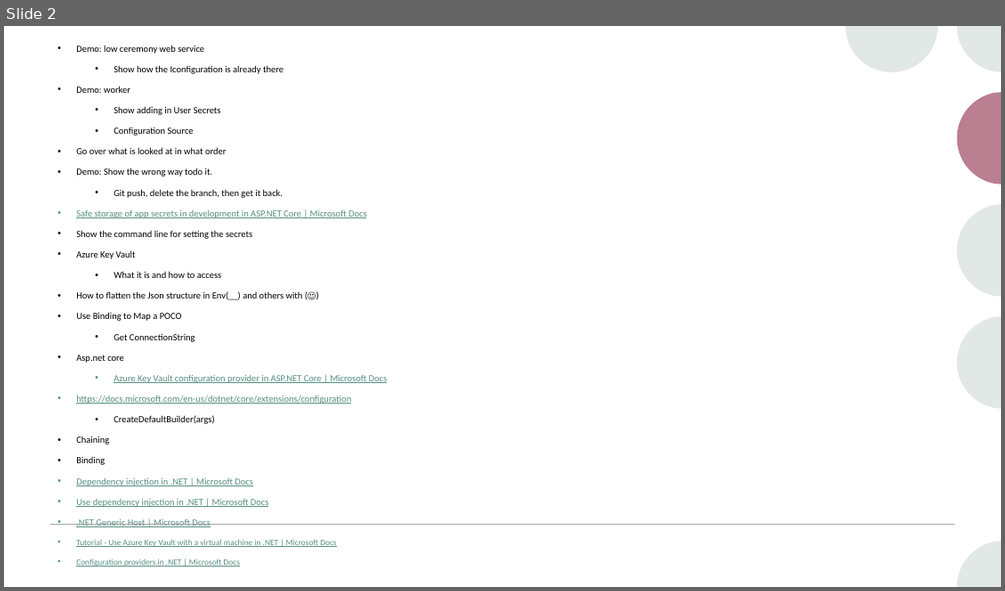
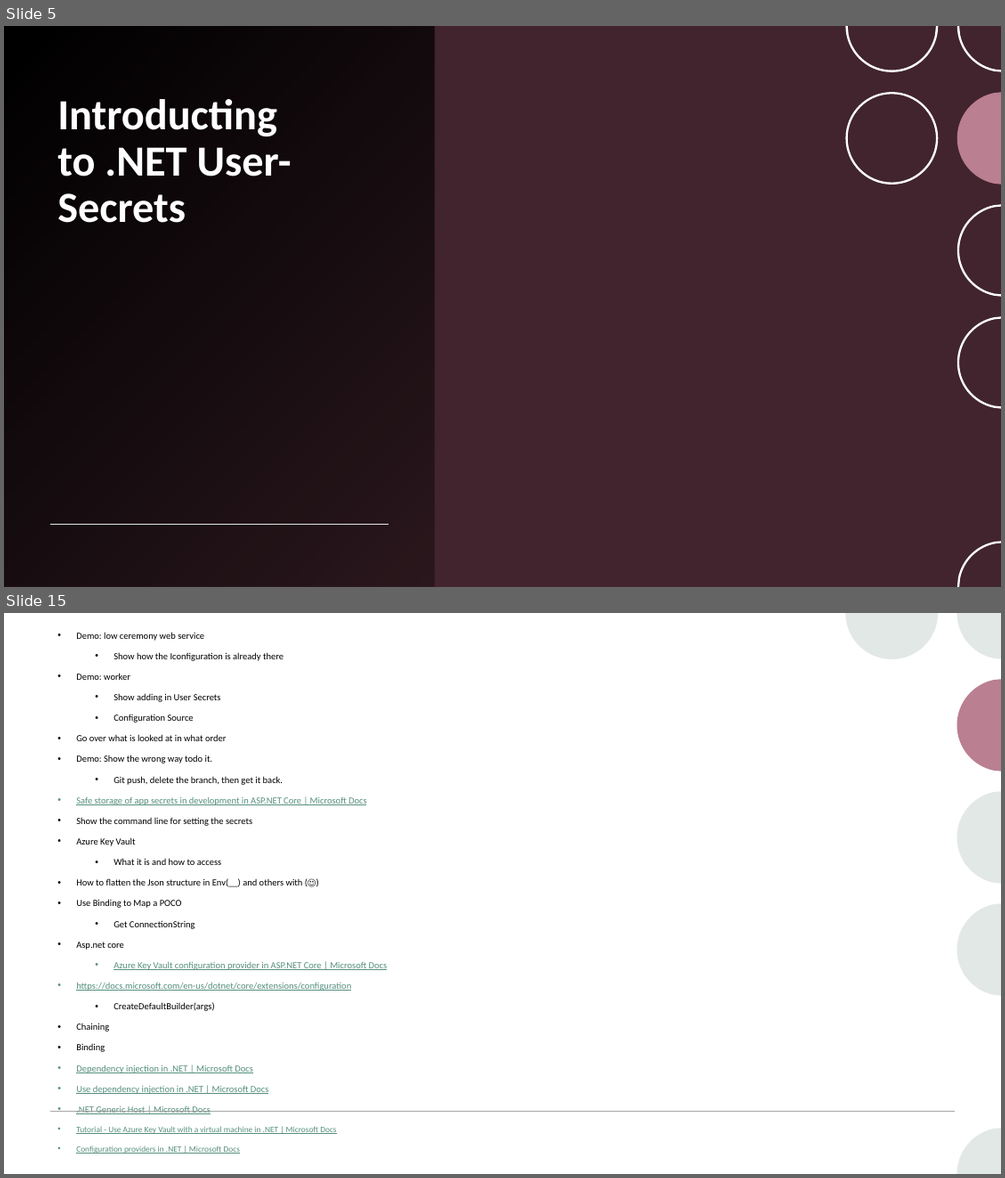
Before and after one commit to pulcher/stop-checking-in-secrets, a slide deck: stop-checking-in-secrets.pptx. Shown one above the other, each under a label of ours: slide 2 before the commit, slides 5 and 15 after it; the slides between them are not shown. The pictures are 1005x591 and 1005x1178 pixels, drawn with LibreOffice and Linux fonts; fonts in the diff are those of the drawing; background and template pictures are left out. Boxes give left, top, right and bottom in pixels: in the first picture for what was removed or moved away, otherwise in the second. Text is boxed around its words. In the diff, an @@ line names an element or a change of style, - is before the commit and + after.

```diff
--- a/stop-checking-in-secrets.pptx
+++ b/stop-checking-in-secrets.pptx
@@ slide 5 added at [4, 26, 1001, 587], background picture (left out); not listed: 4 template elements that a slide beside it also shows @@
@@ rectangle added at [4, 26, 1001, 587], fill #41242D @@
@@ rectangle added at [4, 26, 435, 587], fill gradient #000000 @@
@@ freeform shape added at [734, 26, 826, 72], fill #41242D @@
@@ group added at [511, 26, 1001, 587]: 13 freeform shapes @@
@@ title added at [57, 99, 291, 223], 41.4 pt, text #FFFFFF, bold @@
+Introducting to .NET User-Secrets
@@ freeform shape added at [957, 92, 1001, 184], fill #41242D @@
@@ freeform shape added at [957, 428, 1001, 520], fill #41242D @@
@@ line added from (50, 524) to (388, 524), #E2E8E6 1 pt @@
@@ group added at [846, 26, 1001, 587]: 7 freeform shapes @@
@@ what was slide 2 is now slide 15 @@
```
Also in this commit, not shown: 1 slide changed, 12 other slides added, 1 other file.
